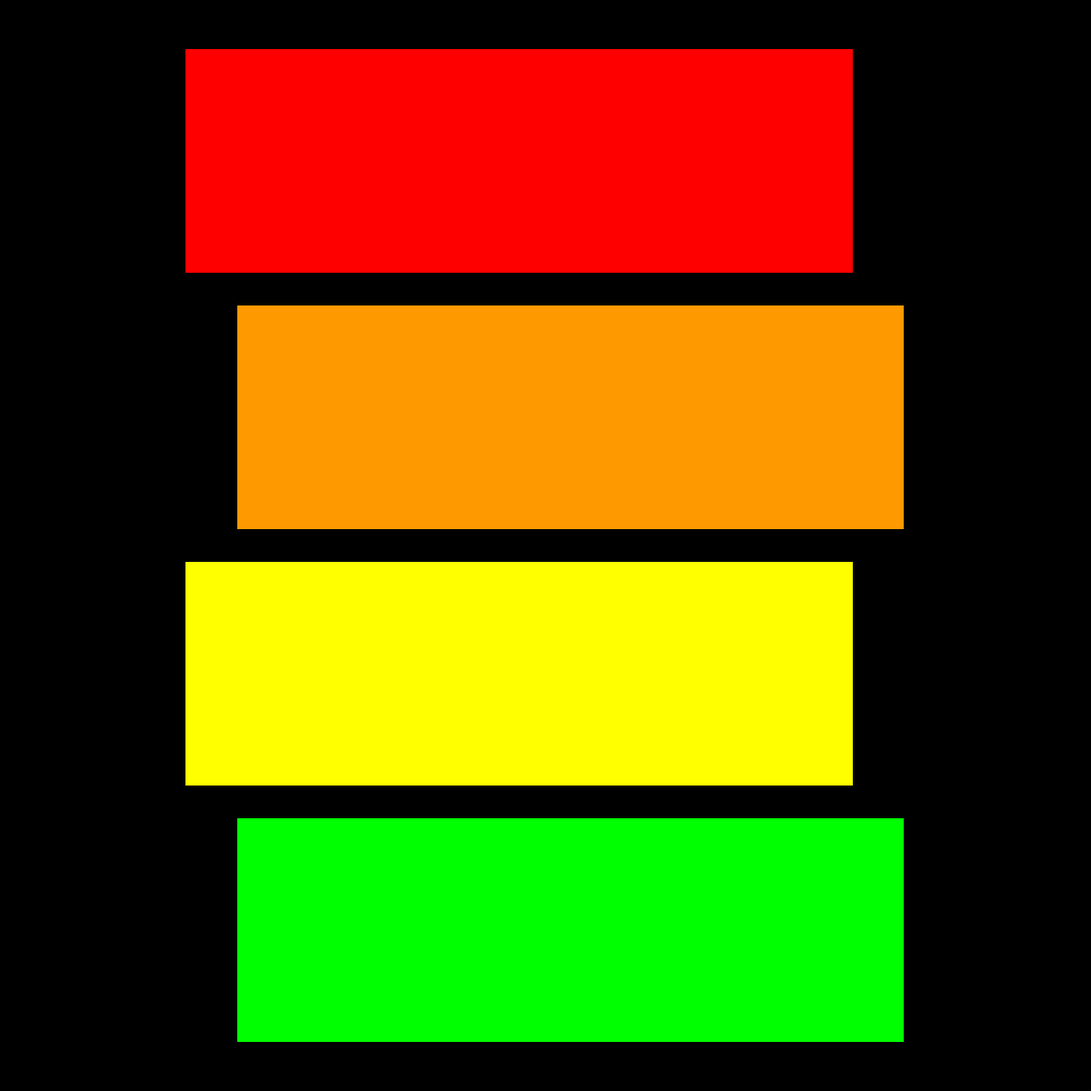
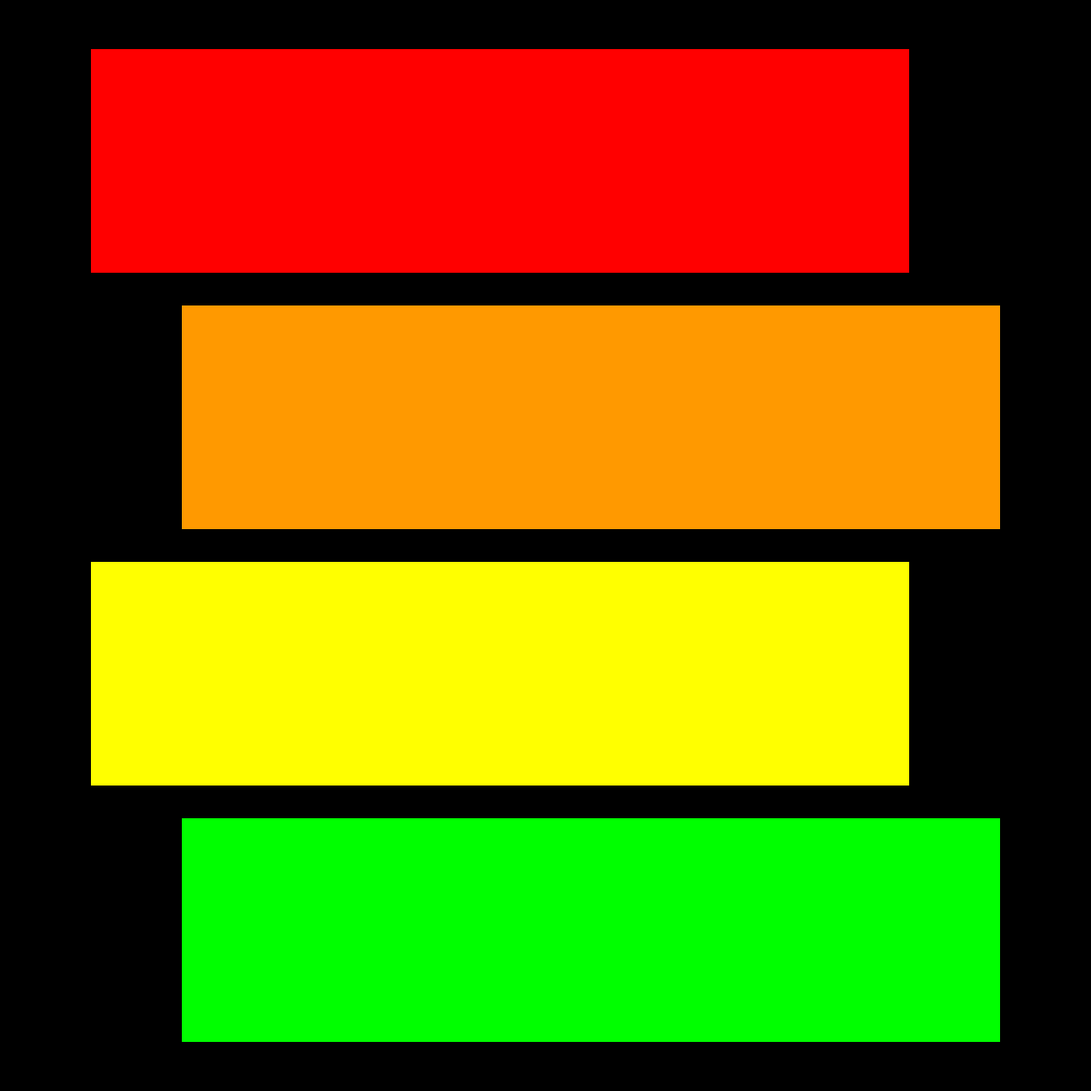
The second 1091 x 1091 image is a revision of the first. Changes to its layers:
renamed "Layer 3" to "Layer 5", moved it above "Layer 6", painted on it over left=90, top=49, right=910, bottom=273
renamed "Layer 3 copy" to "Layer 6", moved it above "Layer 7", painted on it over left=181, top=305, right=1001, bottom=530
renamed "Layer 3 copy 2" to "Layer 7", moved it above "Layer 8", painted on it over left=90, top=562, right=910, bottom=786
renamed "Layer 3 copy 3" to "Layer 8", painted on it over left=181, top=818, right=1001, bottom=1043
